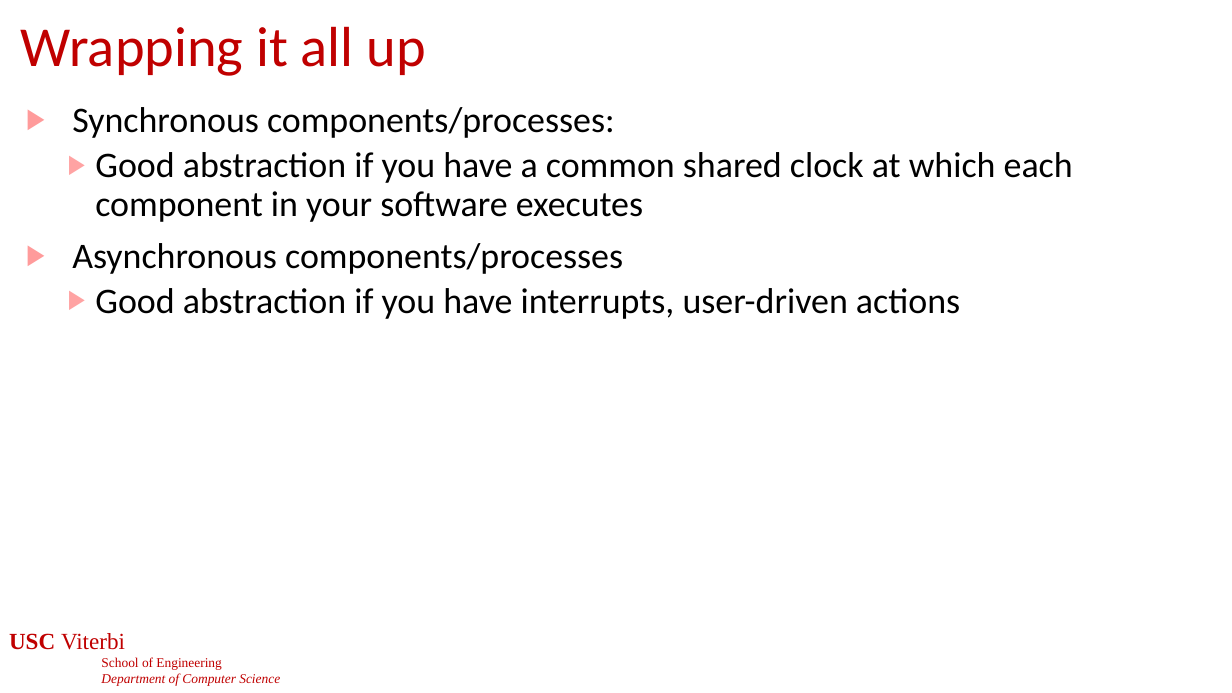
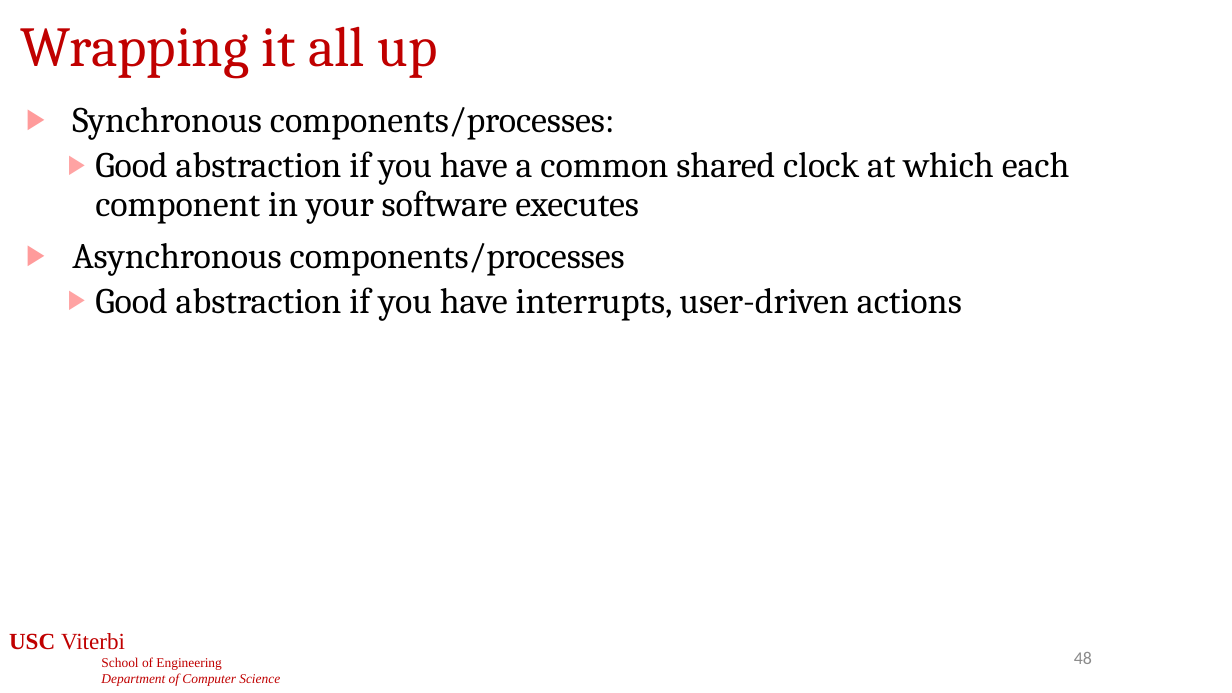
Before and after one commit to jdeshmukh/jdeshmukh.github.io, a slide deck: slide 48 of teaching/cs513-autocps-fall-2026/slides/2-ModelsOfComputation.pptx (slide 47 before the commit). Drawn at 1232x693 pixels with LibreOffice and Linux fonts; fonts in the diff are those of the drawing; background and template pictures are left out. Boxes give left, top, right and bottom in pixels: in the first picture for what was removed or moved away, otherwise in the second. Text is boxed around its words. In the diff, an @@ line names an element or a change of style, - is before the commit and + after.

```diff
--- a/teaching/cs513-autocps-fall-2026/slides/2-ModelsOfComputation.pptx
+++ b/teaching/cs513-autocps-fall-2026/slides/2-ModelsOfComputation.pptx
@@ title "Wrapping it all up" at bbox=[21, 26, 438, 78]: font Calibri to Cambria @@
@@ text "Synchronous components/processes:" at bbox=[72, 107, 1070, 321]: font Calibri to Cambria @@
@@ page number added at bbox=[1074, 652, 1092, 664], 14 pt, text #8C8C8C @@
+48
```
Also in this commit, not shown: 46 other slides changed, 1 slide added, 1 other file.
